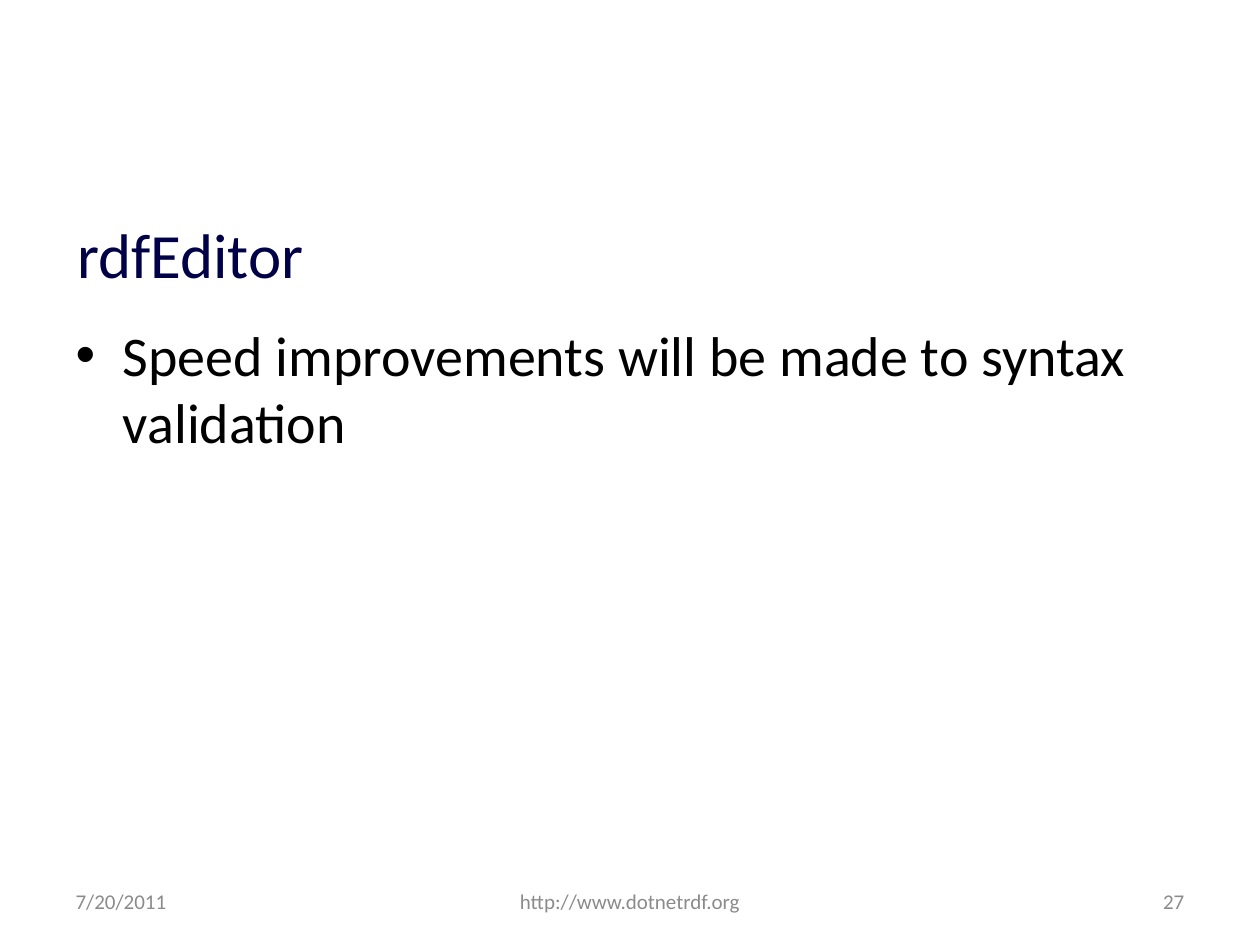
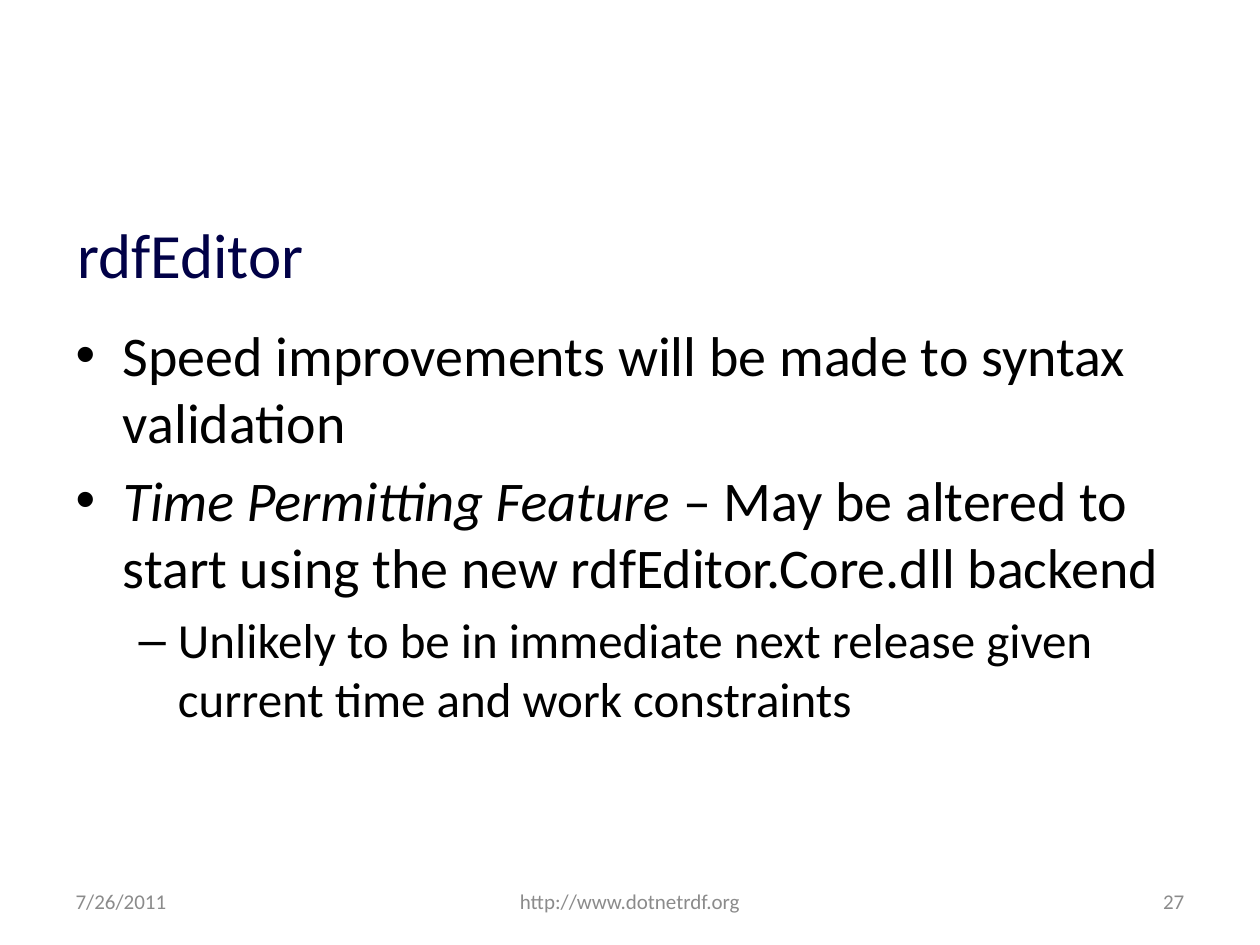
Before and after one commit to JohnGoldsmith/dotnetrdf-wiki, a slide deck: slide 27 of Slides/Roadmap.pptx. Drawn at 1260x945 pixels with LibreOffice and Linux fonts; fonts in the diff are those of the drawing; background and template pictures are left out. Boxes give left, top, right and bottom in pixels: in the first picture for what was removed or moved away, otherwise in the second. Text is boxed around its words. In the diff, an @@ line names an element or a change of style, - is before the commit and + after.

```diff
--- a/Slides/Roadmap.pptx
+++ b/Slides/Roadmap.pptx
@@ text at box(123, 482, 1158, 718): paragraphs added @@
+• Time Permitting Feature – May be altered to start using the new rdfEditor.Core.dll backend
+  – Unlikely to be in immediate next release given current time and work constraints
@@ text at box(76, 894, 167, 910): text changed @@
-7/20/2011
+7/26/2011
```
Also in this commit, not shown: 47 other slides changed, 5 slides added.
